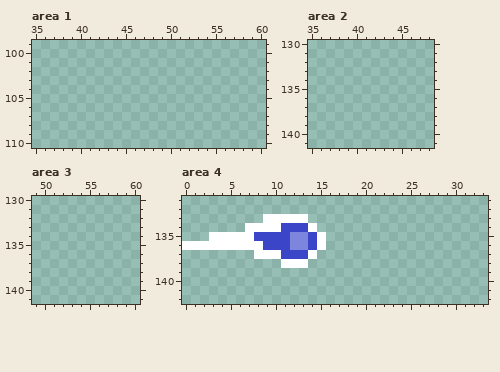
A pixel-art file gets an edit: assets/image/asset.aseprite. The picture above is the old version.
256x256 pixels, 1 frame. Colours within 5 levels of each other are drawn and written as one. Shown: area 1: x 35..60, y 99..110; area 2: x 35..48, y 130..141; area 3: x 49..60, y 130..141; area 4: x 0..33, y 131..142. The commit also changed other parts of the picture, which this record leaves out.
After:
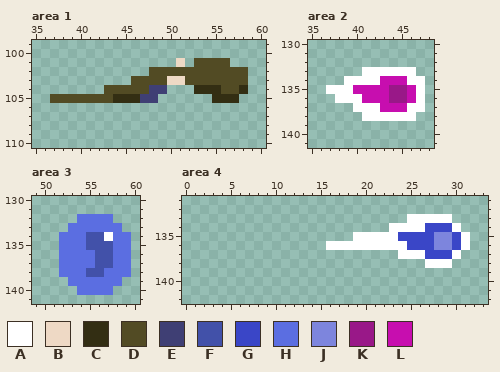
Palette (. is transparent): A #ffffff  B #eed9c5  C #332e13  D #524b24  E #3f3f74  F #4251a9  G #3a46c7  H #5b6ee1  J #7d85dd  K #991888  L #c70eaf
The exact change:
{"where": "area 1, layer \"Flattened\""}
{"y":101,"x":51,"old":".","new":"B"}
{"y":101,"x":53,"old":"....","new":"DDDD"}
{"y":102,"x":48,"old":"...........","new":"DDDDDDDDDDD"}
{"y":103,"x":46,"old":".............","new":"DDDDBBDDDDDDD"}
{"y":104,"x":43,"old":".......","new":"DDDDDEE"}
{"y":104,"x":53,"old":"......","new":"CCCDDC"}
{"y":105,"x":37,"old":"............","new":"DDDDDDDCCCEE"}
{"y":105,"x":55,"old":"...","new":"CCC"}
{"where": "area 2, layer \"Flattened\""}
{"y":133,"x":41,"old":"......","new":"AAAAAA"}
{"y":134,"x":39,"old":".........","new":"AAAALLLAA"}
{"y":135,"x":37,"old":"...........","new":"AAALLLLKKLA"}
{"y":136,"x":38,"old":"..........","new":"AAALLLKKLA"}
{"y":137,"x":40,"old":"........","new":"AAALLLAA"}
{"y":138,"x":41,"old":"......","new":"AAAAAA"}
{"where": "area 3, layer \"Flattened\""}
{"y":132,"x":54,"old":"....","new":"HHHH"}
{"y":133,"x":53,"old":"......","new":"HHHHHH"}
{"y":134,"x":52,"old":"........","new":"HHHFFAHH"}
{"y":135,"x":52,"old":"........","new":"HHHFFFHH"}
{"y":136,"x":52,"old":"........","new":"HHHHFFHH"}
{"y":137,"x":52,"old":"........","new":"HHHHFFHH"}
{"y":138,"x":52,"old":"........","new":"HHHFFHHH"}
{"y":139,"x":53,"old":"......","new":"HHHHHH"}
{"y":140,"x":54,"old":"....","new":"HHHH"}
{"where": "area 4, layer \"Flattened\""}
{"y":133,"x":9,"old":"AAAAA","new":"....."}
{"y":133,"x":25,"old":".....","new":"AAAAA"}
{"y":134,"x":7,"old":"AAAAGGGA","new":"........"}
{"y":134,"x":23,"old":"........","new":"AAAAGGGA"}
{"y":135,"x":3,"old":"AAAAAGGGGJJGA","new":"............."}
{"y":135,"x":19,"old":".............","new":"AAAAAGGGGJJGA"}
{"y":136,"x":0,"old":"AAAAAAAAAGGGJJGA................","new":"................AAAAAAAAAGGGJJGA"}
{"y":137,"x":8,"old":"AAAGGGA","new":"......."}
{"y":137,"x":24,"old":".......","new":"AAAGGGA"}
{"y":138,"x":11,"old":"AAA","new":"..."}
{"y":138,"x":27,"old":"...","new":"AAA"}
